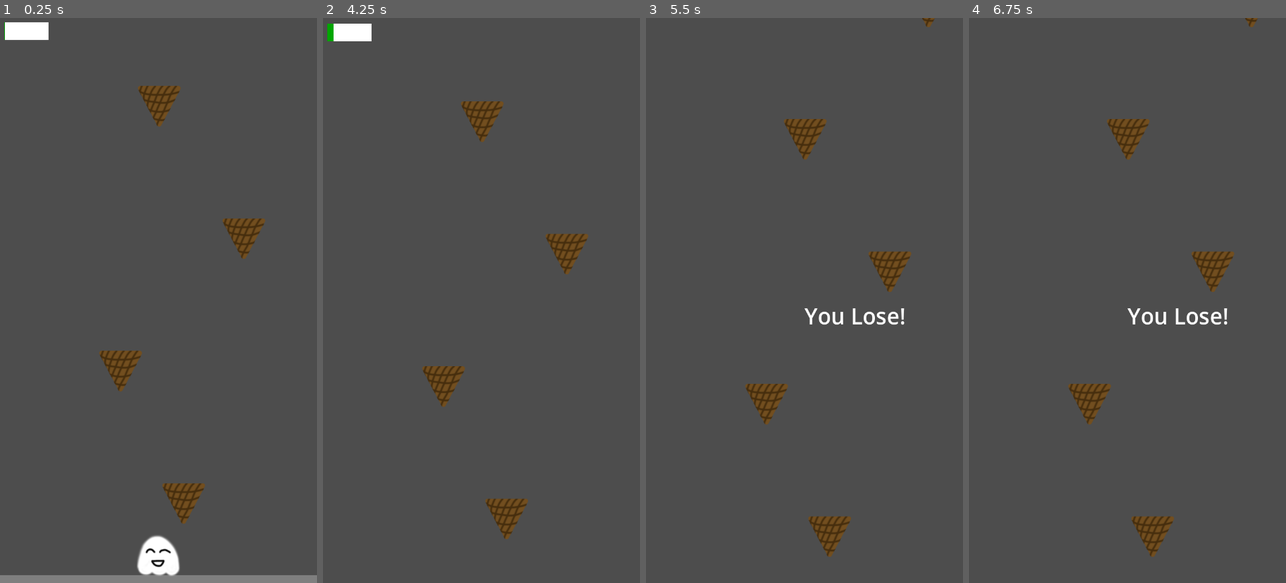
Above: before the commit, frames 1-4 (left to right).
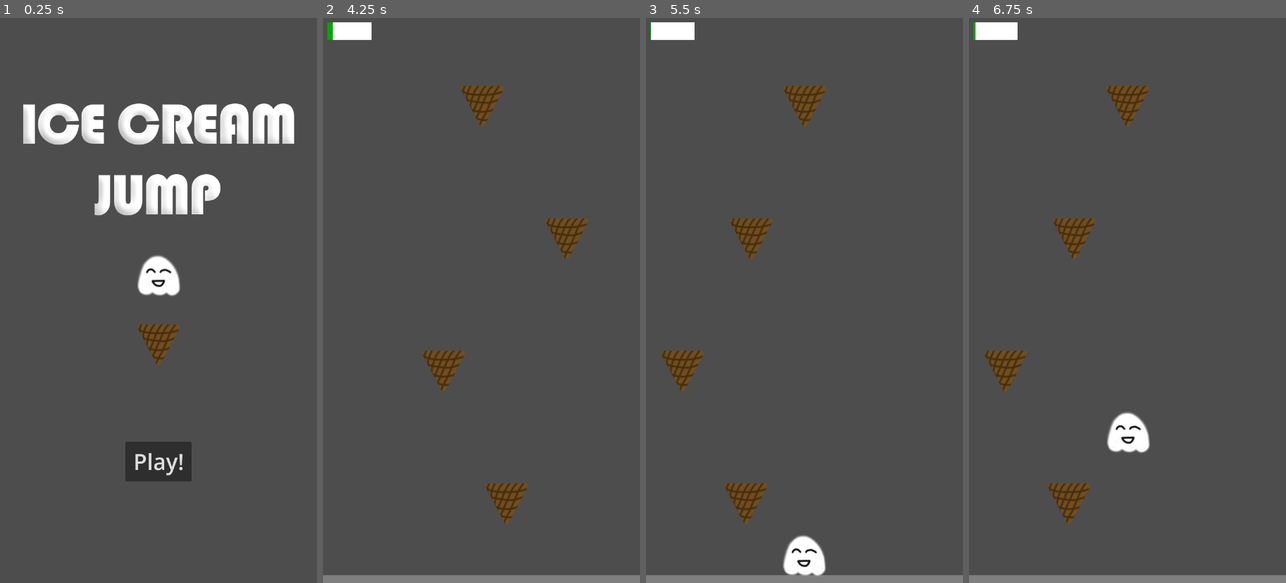
Above: after the commit, the same moments.

Repository: bsu-cs315/E2-hovell
Game: Godot game, scene res://title/title.tscn
Two runs of this game, one before a commit and one after it. Both use one fixed random seed, a clock stepped at 60 frames per second and the inputs below. Before the commit the project starts from res://level/level.tscn.
Inputs (mouse positions are in pixels of both pictures, inside the frame that each line leads up to):
- Up to frame 1 (0.25 s): no input
- Up to frame 2 (4.25 s): click (481, 464) at 0.5 s, where only the run after the commit has a clickable "Play!"; tap Enter at 1.25 s; hold Right (ui_right) 1.28-2.78 s; tap Up (ui_up) at 1.52, 2.27, 3.77 s; hold Left (ui_left) 2.78-3.53 s; hold Right (ui_right) from 3.53 s (still down)
- Up to frame 3 (5.5 s): tap Up (ui_up) at 4.52 s; release Right (ui_right) at 5 s; click (804, 362) at 5 s, where only the run after the commit has a clickable "Restart"
- Up to frame 4 (6.75 s): tap Space at 5.75 s; hold Left (ui_left) 5.78-6.53 s; tap Up (ui_up) at 6.02 s; hold Right (ui_right) from 6.53 s (still down)

The runs differ from the first frame. In frame 1, 14% of the frame differs, in the area x 0-100%, y 0-100%; in frame 2, 4.2%; in frame 3, 7.3%; in frame 4, 7.3%.

Commit message:
Add title scene and restart and play buttons

Diff:
--- a/project/level/hud.gd
+++ b/project/level/hud.gd
@@ -2,9 +2,19 @@
 
 @onready var _end_label : Label = $GameEndLabel
 @onready var _win_bar : ColorRect = $GameWinBar
+@onready var _restart_button : Button = $RestartButton
+
+func _ready() -> void:
+	_end_label.hide()
+	_restart_button.hide()
+
 
 func update_end_hud(is_win: bool, new_position: Vector2) -> void:
-	_end_label.position = new_position
+	_end_label.position.x = new_position.x - (_end_label.size.x / 2)
+	_end_label.position.y = new_position.y
+
+	_restart_button.position.x = new_position.x - (_restart_button.size.x / 2)
+	_restart_button.position.y = new_position.y + 100
 
 	if is_win:
 		_end_label.text = "You Win!"
@@ -13,8 +23,13 @@
 		_win_bar.hide()
 
 	_end_label.show()
+	_restart_button.show()
 
 
 func update_win_bar(new_xsize: float, new_position: Vector2) -> void:
 	_win_bar.size.x = new_xsize
 	_win_bar.position = new_position
+
+
+func _on_restart_button_pressed() -> void:
+	get_tree().reload_current_scene()
--- a/project/level/hud.tscn
+++ b/project/level/hud.tscn
@@ -12,7 +12,6 @@
 script = ExtResource("1_mkyx1")
 
 [node name="GameEndLabel" type="Label" parent="."]
-visible = false
 visibility_layer = 2
 z_index = 10
 layout_mode = 1
@@ -50,3 +49,16 @@
 layout_mode = 0
 offset_right = 100.0
 offset_bottom = 40.0
+
+[node name="RestartButton" type="Button" parent="."]
+z_index = 20
+z_as_relative = false
+layout_mode = 0
+offset_left = 250.0
+offset_top = 705.5
+offset_right = 400.0
+offset_bottom = 795.5
+theme_override_font_sizes/font_size = 35
+text = "Restart"
+
+[connection signal="pressed" from="RestartButton" to="." method="_on_restart_button_pressed"]
--- a/project/level/level.gd
+++ b/project/level/level.gd
@@ -89,21 +89,20 @@
 
 func _on_cone_spawn_timer_timeout() -> void:
 	_spawn_cone(_camera_object.position.y + _yspawn)
-
-	_next_cone_secs = randf_range(_min_spawn_timer, _max_spawn_timer)
-	_cone_timer_object.wait_time = _next_cone_secs
-	_cone_timer_object.start()
+	_restart_cone_timer()
 
 
 func _on_start_timer_timeout() -> void:
 	_spawn_cone(_camera_object.position.y + _yspawn)
-
-	_next_cone_secs = randf_range(_min_spawn_timer, _max_spawn_timer)
-	_cone_timer_object.wait_time = _next_cone_secs
-	_cone_timer_object.start()
-
+	_restart_cone_timer()
 	_camera_object.can_move = true
 
 
 func _on_win_timer_timeout() -> void:
 	_game_finished(true)
+
+
+func _restart_cone_timer() -> void:
+	_next_cone_secs = randf_range(_min_spawn_timer, _max_spawn_timer)
+	_cone_timer_object.wait_time = _next_cone_secs
+	_cone_timer_object.start()
--- a/project/project.godot
+++ b/project/project.godot
@@ -11,7 +11,7 @@
 [application]
 
 config/name="ice_cream_jump"
-run/main_scene="res://level/level.tscn"
+run/main_scene="res://title/title.tscn"
 config/features=PackedStringArray("4.3", "Forward Plus")
 config/icon="res://ice_cream/ice_cream_vanilla.png"
 
--- /dev/null
+++ b/project/title/button.gd
@@ -0,0 +1,4 @@
+extends Button
+
+func _on_pressed() -> void:
+	get_tree().change_scene_to_file("res://level/level.tscn")
--- /dev/null
+++ b/project/title/title.tscn
@@ -0,0 +1,82 @@
+[gd_scene load_steps=8 format=3 uid="uid://6nt5ra5kfpja"]
+
+[ext_resource type="Texture2D" uid="uid://wjxg1mo2ivnb" path="res://ice_cream/ice_cream_vanilla.png" id="1_xbbxr"]
+[ext_resource type="Texture2D" uid="uid://pvqudvnvfftq" path="res://cone/cone.png" id="2_j4858"]
+[ext_resource type="Texture2D" uid="uid://c1agwou0ewa6w" path="res://title/title.png" id="3_afcup"]
+[ext_resource type="Script" path="res://title/button.gd" id="4_1ifw6"]
+
+[sub_resource type="Animation" id="Animation_k5f1l"]
+resource_name = "jump"
+loop_mode = 1
+tracks/0/type = "value"
+tracks/0/imported = false
+tracks/0/enabled = true
+tracks/0/path = NodePath(".:position")
+tracks/0/interp = 1
+tracks/0/loop_wrap = true
+tracks/0/keys = {
+"times": PackedFloat32Array(0, 0.466667, 1),
+"transitions": PackedFloat32Array(-2.5, 0.329878, 0.00850144),
+"update": 0,
+"values": [Vector2(360, 645), Vector2(360, 540), Vector2(360, 645)]
+}
+
+[sub_resource type="Animation" id="Animation_cmvoq"]
+length = 0.001
+tracks/0/type = "value"
+tracks/0/imported = false
+tracks/0/enabled = true
+tracks/0/path = NodePath(".:position")
+tracks/0/interp = 1
+tracks/0/loop_wrap = true
+tracks/0/keys = {
+"times": PackedFloat32Array(0),
+"transitions": PackedFloat32Array(1),
+"update": 0,
+"values": [Vector2(339, 588)]
+}
+
+[sub_resource type="AnimationLibrary" id="AnimationLibrary_3r7lb"]
+_data = {
+"RESET": SubResource("Animation_cmvoq"),
+"jump": SubResource("Animation_k5f1l")
+}
+
+[node name="Title" type="Node2D"]
+
+[node name="IceCream" type="Sprite2D" parent="."]
+position = Vector2(339, 588)
+texture = ExtResource("1_xbbxr")
+
+[node name="Cone" type="Sprite2D" parent="."]
+position = Vector2(360, 740)
+texture = ExtResource("2_j4858")
+
+[node name="AnimationPlayer" type="AnimationPlayer" parent="."]
+root_node = NodePath("../IceCream")
+libraries = {
+"": SubResource("AnimationLibrary_3r7lb")
+}
+autoplay = "jump"
+
+[node name="Title" type="Sprite2D" parent="."]
+position = Vector2(360, 320)
+texture = ExtResource("3_afcup")
+
+[node name="PlayButton" type="Button" parent="."]
+anchors_preset = 8
+anchor_left = 0.5
+anchor_top = 0.5
+anchor_right = 0.5
+anchor_bottom = 0.5
+offset_left = 285.0
+offset_top = 960.0
+offset_right = 435.0
+offset_bottom = 1050.0
+grow_horizontal = 2
+grow_vertical = 2
+theme_override_font_sizes/font_size = 50
+text = "Play!"
+script = ExtResource("4_1ifw6")
+
+[connection signal="pressed" from="PlayButton" to="PlayButton" method="_on_pressed"]
Binary file added: project/title/title.png
Not shown, added: project/title/title.png.import
Not shown, added: project/title/title.psd
